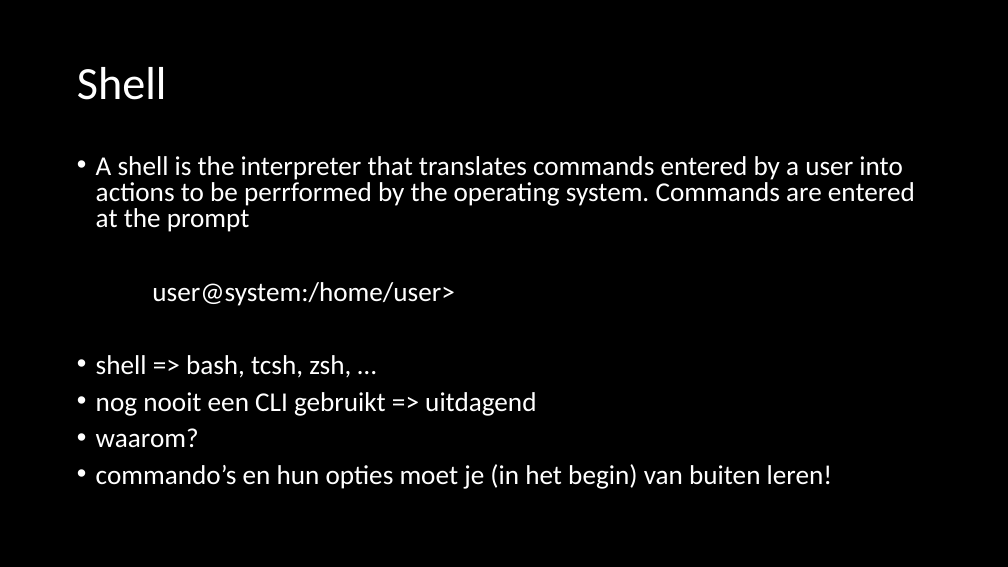
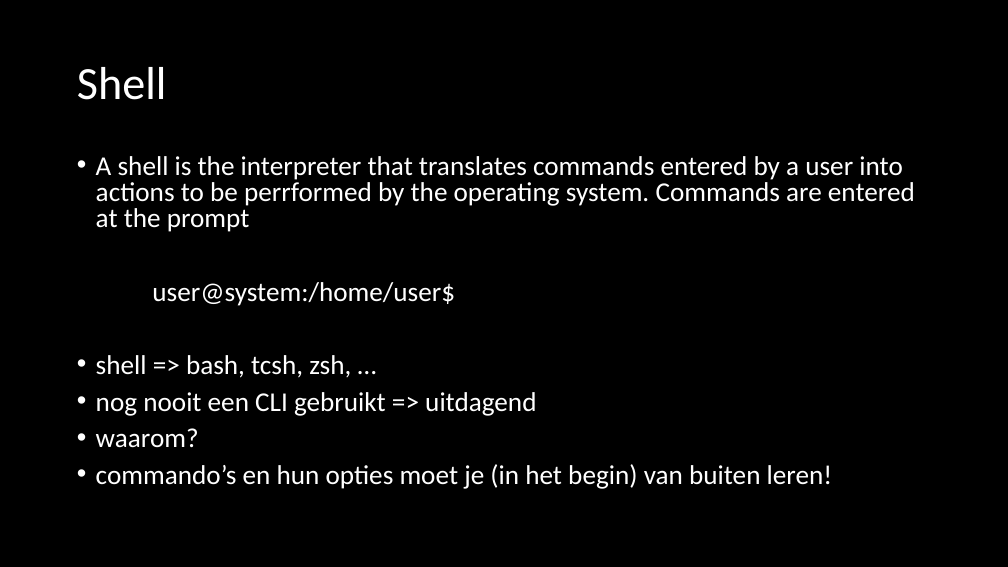
Before and after one commit to JesseStorms/operating-systems, a slide deck: slide 8 of 1_Linux/Linux_Intro.pptx. Drawn at 1008x567 pixels with LibreOffice and Linux fonts; fonts in the diff are those of the drawing. Boxes give left, top, right and bottom in pixels: in the first picture for what was removed or moved away, otherwise in the second. Text is boxed around its words. In the diff, an @@ line names an element or a change of style, - is before the commit and + after.

```diff
--- a/1_Linux/Linux_Intro.pptx
+++ b/1_Linux/Linux_Intro.pptx
@@ text at <box>152,282,455,306</box>: text changed @@
-user@system:/home/user>
+user@system:/home/user$
```
Also in this commit, not shown: 2 other slides changed, 1 other file.
